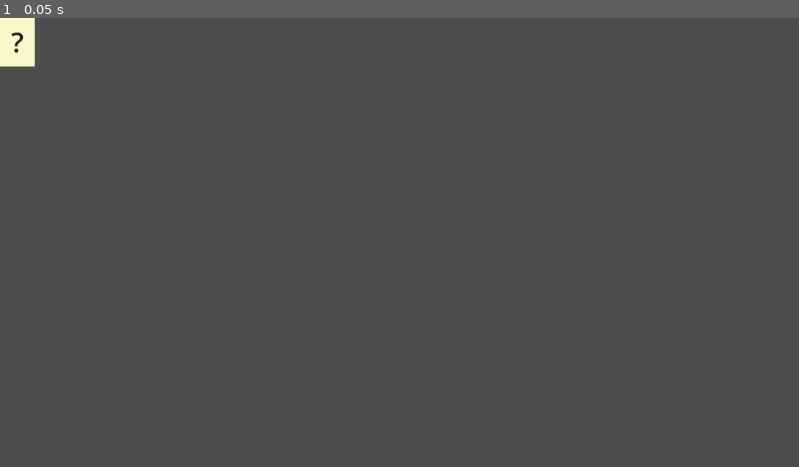
Above: before the commit, frame 1.
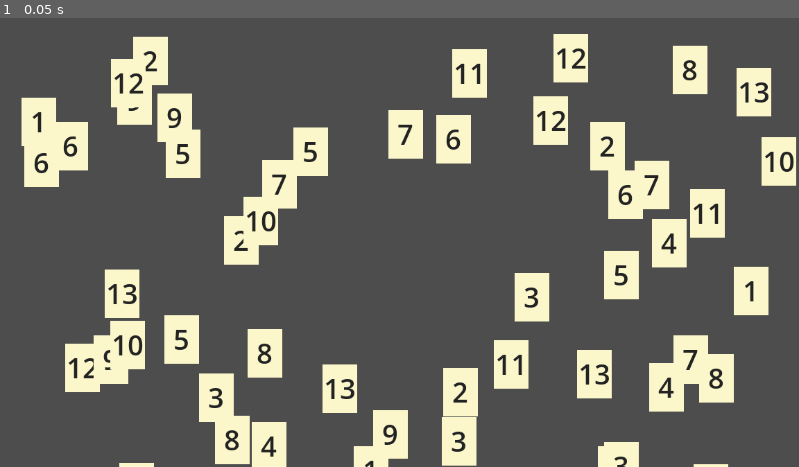
Above: after the commit, the same moment.

Repository: cembatdal/alpha
Game: Godot game, scene res://scenes/main.tscn
Same seed, same stepped clock (60 frames per second), same inputs: the game is played once before the commit and once after it.
Inputs:
- Up to frame 1 (0.05 s): no input

The runs differ from the first frame. In frame 1, 21% of the frame differs, in the area x 0-100%, y 0-100%.
Error after the commit: Invalid assignment of property or key 'font_color' with value of type 'Color' on a base object of type 'Label'. (res://scripts/okey_tile.gd:17)

Commit message:
Add random tile positioning and color-coded labels
Tiles are now positioned randomly within the viewport when created. The OkeyTile label displays the tile number and changes color based on the tile's color for better visual distinction.

Diff:
--- a/scripts/main.gd
+++ b/scripts/main.gd
@@ -4,6 +4,7 @@
 var hand:Array
 var hand_size:int = 14
 var okey_tile_scene: PackedScene = preload("res://scenes/okey_tile.tscn")
+var viewport = DisplayServer.window_get_size()
 
 func fill_bag_with_starter_tiles():
 	var starter_colors:Array = ["black", "red", "blue", "yellow"]
@@ -13,6 +14,9 @@
 			new_tile.okey_tile_color = tile_color
 			new_tile.okey_tile_number = tile_number
 			bag.append(new_tile)
+			#new_tile.position = Vector2
+			new_tile.position.x = randf_range(1, viewport.x)
+			new_tile.position.y = randf_range(1, viewport.y)
 			add_child(new_tile)
 
 func draw_starter_tiles_to_hand():
--- a/scripts/okey_tile.gd
+++ b/scripts/okey_tile.gd
@@ -4,10 +4,20 @@
 var okey_tile_color:String
 var okey_tile_number:int
 
-
 func _to_string() -> String:
 	return "[%s - %d]" % [okey_tile_color, okey_tile_number]
 
-func _init(chosen_tile_color = "BLACK", chosen_tile_number = 1) -> void:
+func _init(chosen_tile_color = "black", chosen_tile_number = 1) -> void:
 	okey_tile_color = chosen_tile_color
 	okey_tile_number = chosen_tile_number
+
+func _ready():
+	$Label.text = str(okey_tile_number)
+	if okey_tile_color == "black":
+		$Label.font_color = Color(0.2, 0.2, 0.2, 1.0)
+	elif okey_tile_color == "blue":
+		$Label.font_color = Color(0.1, 0.4, 1.0, 1)
+	elif okey_tile_color == "yellow":
+		$Label.font_color = Color(1.0, 0.9, 0.4, 1.0)
+	elif okey_tile_color == "red":
+		$Label.font_color = Color(1.0, 0.4, 0.3, 1.0)
